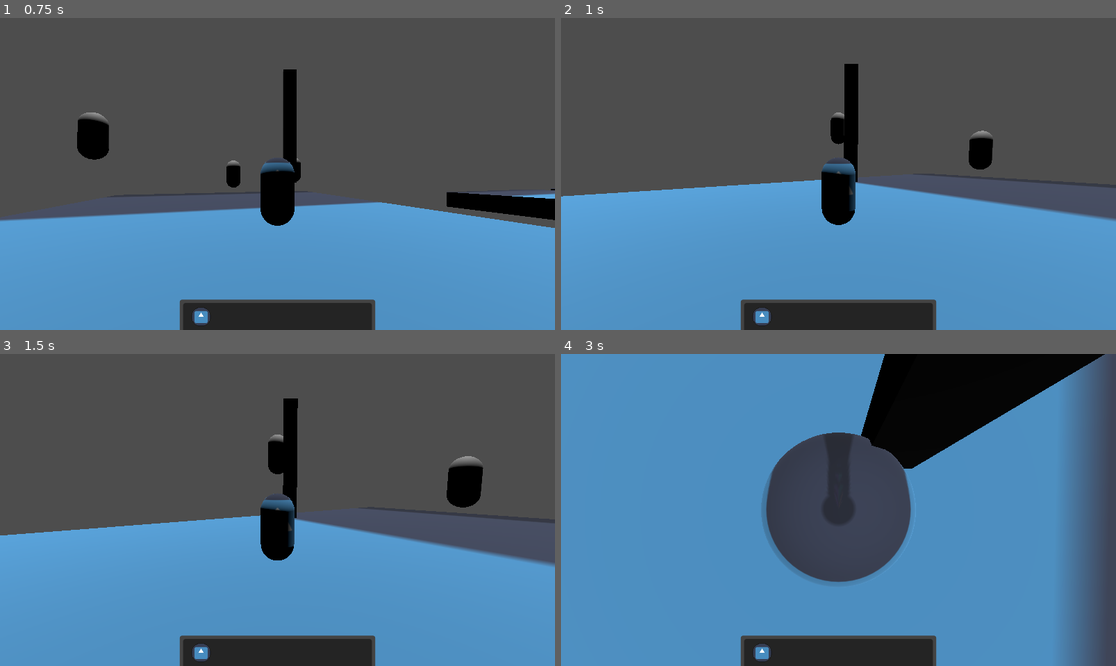
Above: before the commit, frames 1-4 (two rows, left to right).
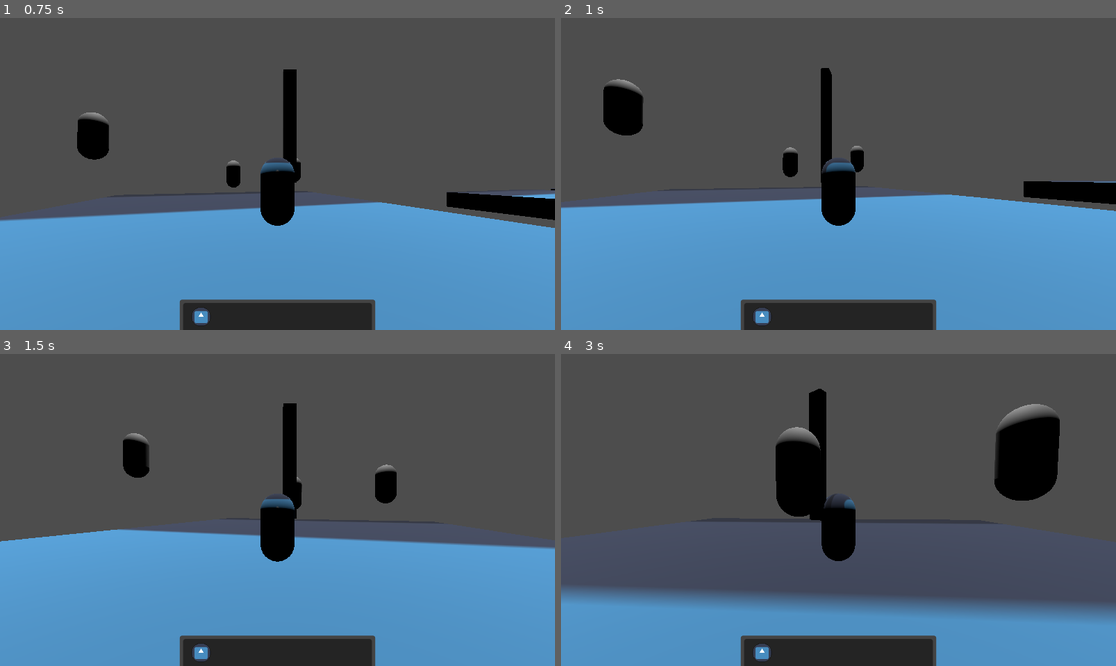
Above: after the commit, the same moments.

Repository: HappyDie77/Rpg-Together-1
Game: Godot game, scene res://manen/test.tscn
Same seed, same stepped clock (60 frames per second), same inputs: the game is played once before the commit and once after it. The engine's default icon, where the game draws it, is replaced by a stand-in: a white triangle on a blue panel in a dark square.
Inputs (mouse positions are in pixels of both pictures, inside the frame that each line leads up to):
- Up to frame 1 (0.75 s): tap Enter (ui_accept) at 0.5 s; move the mouse to (305, 174) at 0.52 s; hold W (up) from 0.53 s (still down); hold Q (change_target) from 0.53 s (still down); click (305, 174) at 0.67 s
- Up to frame 2 (1 s): keep holding W (up); keep holding Q (change_target); tap Enter (ui_accept) at 0.77 s; tap Ctrl (toggle_lock) at 0.8 s
- Up to frame 3 (1.5 s): keep holding W (up); move the mouse to (249, 510) at 1.27 s; release Q (change_target) at 1.28 s; tap Ctrl (toggle_lock) at 1.35 s
- Up to frame 4 (3 s): keep holding W (up); tap Enter (ui_accept) at 1.52 s; tap Q (change_target) at 1.55 s; move the mouse to (849, 503) at 2.02 s; hold Q (change_target) 2.03-2.78 s; tap Ctrl (toggle_lock) at 2.3 s; move the mouse to (832, 516) at 2.77 s; tap Shift (run) at 2.85 s; click (832, 516) at 2.92 s

Frame 1 is identical in both runs. In frame 2, 8.1% of the frame differs, in the area x 0-100%, y 14-67%; in frame 3, 5.5%; in frame 4, 75%, in the area x 0-100%, y 0-100%.

Commit message:
camera

Diff:
--- a/manen/player.gd
+++ b/manen/player.gd
@@ -19,6 +19,8 @@
 @onready var right_weapon=right_hand.get_child(0)
 @onready var left_weapon=left_hand.get_child(0)
 
+var locked_char=false
+
 func _physics_process(delta: float) -> void:
 	if targeting:
 		if target!=null:
@@ -27,10 +29,10 @@
 
 			var target_pos = target.global_transform.origin
 			target_pos.y = $all_da_shit.global_transform.origin.y
-			$SpringArm3D.look_at(target_pos, Vector3.UP)
 			$all_da_shit.look_at(target_pos, Vector3.UP)
 
 		else:
+			locked_char=true
 			ignore_targets.clear()
 			get_nearest_target()
 	if Input.is_action_pressed("run"):
@@ -54,9 +56,10 @@
 	if direction != Vector3.ZERO:
 		velocity.x = direction.x * SPEED*run_speed
 		velocity.z = direction.z * SPEED*run_speed
-		if not target:
-			var look_target = global_transform.origin + Vector3(direction.x, 0, direction.z)
-			$all_da_shit.look_at(look_target, Vector3.UP)
+		if not target :
+			if not locked_char:
+				var look_target = global_transform.origin + Vector3(direction.x, 0, direction.z)
+				$all_da_shit.look_at(look_target, Vector3.UP)
 	else:
 		velocity.x = move_toward(velocity.x, 0, SPEED*run_speed)
 		velocity.z = move_toward(velocity.z, 0, SPEED*run_speed)
@@ -67,16 +70,19 @@
 	if target!=null:
 		if event.is_action_pressed("change_target"):
 
-			print(ignore_targets)
+
 			get_nearest_target()
 
 
 	if event.is_action_pressed("toggle_lock"):
+		locked_char=false
 		ignore_targets.clear()
+
+		if targeting:
+			target=null
+			targeting=false
+			return
 		targeting=false
-		if target:
-			target=null
-			return
 		get_nearest_target()
 
 
@@ -136,3 +142,4 @@
 			ignore_targets.clear()
 			ignore_targets.append(target)
 			get_nearest_target()
+	print(ignore_targets)
